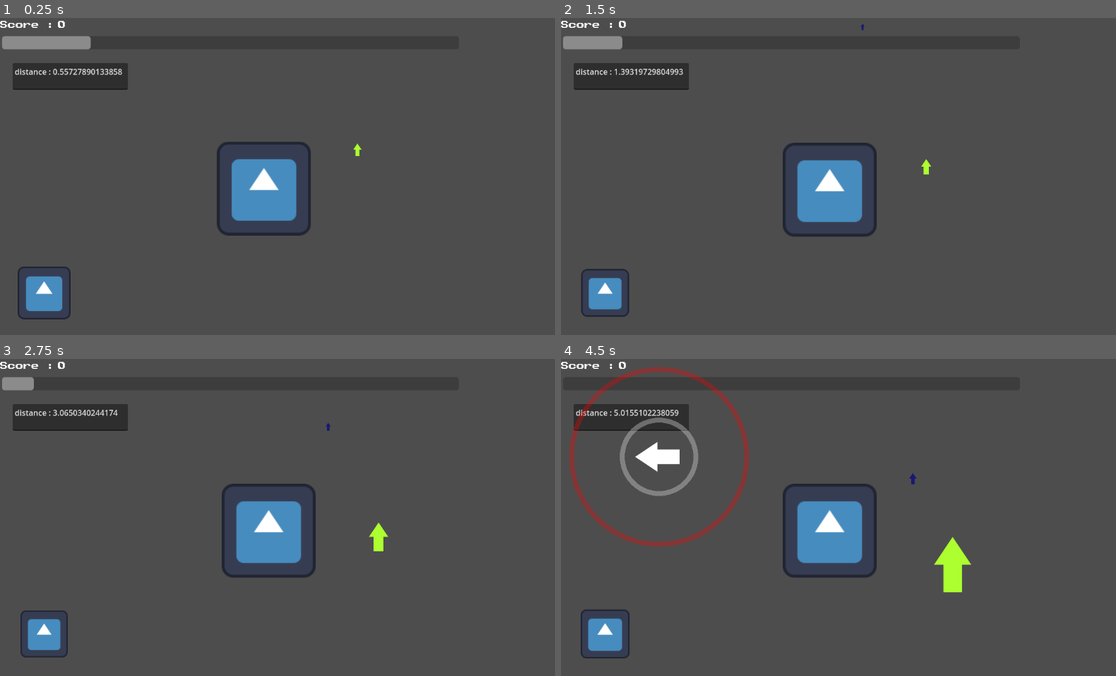
Above: before the commit, frames 1-4 (two rows, left to right).
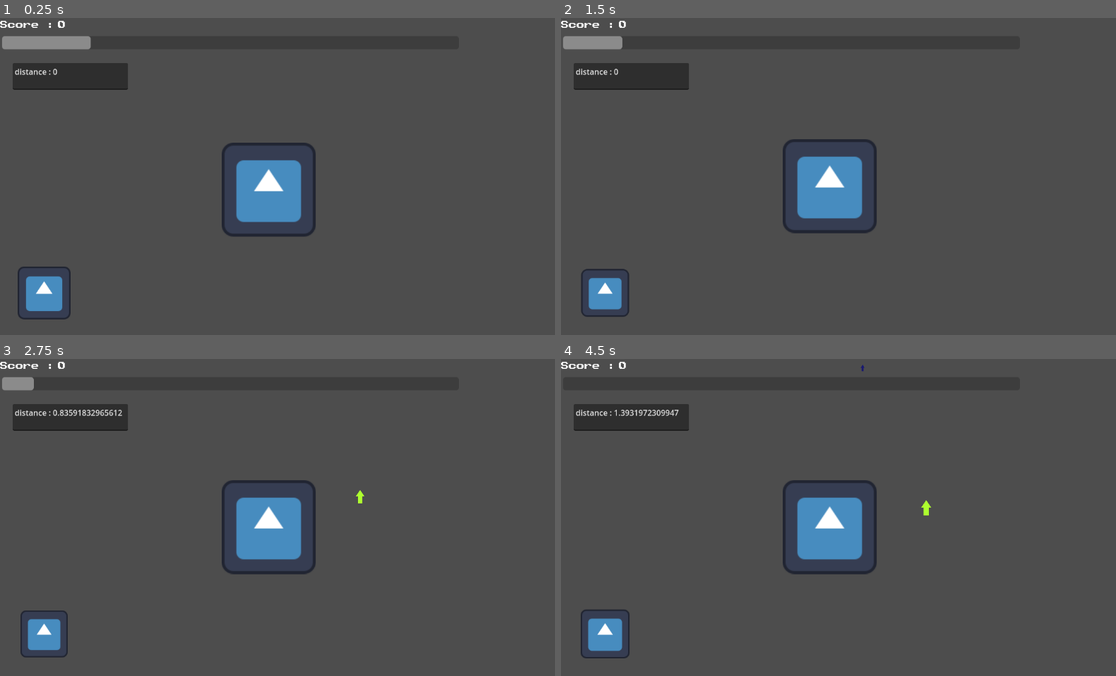
Above: after the commit, the same moments.

Repository: Mastoast/AntiCapitalism
Game: Godot game, scene res://scenes/capitalist_level.tscn
The game is run twice, just before and just after one commit, with the same random seed, the same clock (stepped at 60 frames per second) and the same inputs. The engine's default icon, where the game draws it, is replaced by a stand-in: a white triangle on a blue panel in a dark square. Sound files missing from this copy of the repository are replaced by a short silence.
Inputs:
- Up to frame 1 (0.25 s): no input
- Up to frame 2 (1.5 s): tap Enter (ui_accept) at 0.5, 0.77 s; hold D (input_right) 0.53-1.28 s; hold Space (input_begin) 0.53-1.28 s; hold Down (input_down) from 1.28 s (still down); tap E (input_action) at 1.35 s
- Up to frame 3 (2.75 s): tap Enter (ui_accept) at 1.52 s; tap Space (input_begin) at 1.55 s; release Down (input_down) at 2.03 s; hold D (input_right) from 2.03 s (still down); hold Space (input_begin) from 2.03 s (still down)
- Up to frame 4 (4.5 s): release D (input_right) at 2.78 s; release Space (input_begin) at 2.78 s; hold Up (input_up) 2.78-3.53 s; tap Space (input_begin) at 2.85, 3.5, 4.35 s; tap Enter (ui_accept) at 3.02, 3.77 s; hold Space (input_begin) 3.53-4.28 s; hold Left (input_left) from 3.53 s (still down); tap E (input_action) at 3.6 s

The runs differ from the first frame. In frame 1, 1.5% of the frame differs, in the area x 10-66%, y 16-69%; in frame 2, 1.3%; in frame 3, 1.4%; in frame 4, 4.5%, in the area x 1-74%, y 1-74%.

Commit message:
Add truck restart

Diff:
--- a/objects/truck.tscn
+++ b/objects/truck.tscn
@@ -54,10 +54,37 @@
 "times": PackedFloat32Array(0, 0.0001, 0.2, 0.3, 0.6, 0.8, 1)
 }
 
+[sub_resource type="Animation" id="Animation_ny0wp"]
+resource_name = "start"
+loop_mode = 1
+tracks/0/type = "bezier"
+tracks/0/imported = false
+tracks/0/enabled = true
+tracks/0/path = NodePath("sprite:position:x")
+tracks/0/interp = 1
+tracks/0/loop_wrap = true
+tracks/0/keys = {
+"handle_modes": PackedInt32Array(0),
+"points": PackedFloat32Array(0, -0.25, 0, 0.25, 0),
+"times": PackedFloat32Array(0)
+}
+tracks/1/type = "bezier"
+tracks/1/imported = false
+tracks/1/enabled = true
+tracks/1/path = NodePath("sprite:position:y")
+tracks/1/interp = 1
+tracks/1/loop_wrap = true
+tracks/1/keys = {
+"handle_modes": PackedInt32Array(0, 0, 0, 0, 0, 0, 0, 0, 0, 0, 0),
+"points": PackedFloat32Array(0, -0.25, 0, 0.25, 0, -5, -0.25, 0, 0.25, 0, 0, -0.25, 0, 0.25, 0, -5, -0.25, 0, 0.25, 0, 0, -0.25, 0, 0.25, 0, -5, -0.25, 0, 0.25, 0, 0, -0.25, 0, 0.25, 0, -5, -0.25, 0, 0.25, 0, 0, -0.25, 0, 0.25, 0, -5, -0.25, 0, 0.25, 0, 0, -0.25, 0, 0.25, 0),
+"times": PackedFloat32Array(0, 0.1, 0.2, 0.3, 0.4, 0.5, 0.6, 0.7, 0.8, 0.9, 1)
+}
+
 [sub_resource type="AnimationLibrary" id="AnimationLibrary_8qiu0"]
 _data = {
 "RESET": SubResource("Animation_883wm"),
-"move": SubResource("Animation_xvba0")
+"move": SubResource("Animation_xvba0"),
+"start": SubResource("Animation_ny0wp")
 }
 
 [node name="truck" type="Node2D"]
--- a/scripts/capitalist_level.gd
+++ b/scripts/capitalist_level.gd
@@ -40,10 +40,10 @@
 	randomize()
 	StaticMusic.play(StaticMusic.music1, music_pitch)
 	StaticMusic.new_beat.connect(_on_new_beat)
+	$truck.started.connect(_on_truck_start)
 	load_level(level1)
 	pattern_player = $PatternPlayer
-	is_truck_moving = true
-	$truck.drive()
+	$truck.start()
 	pattern_player.pattern_succeeded.connect(_on_pattern_success)
 	pattern_player.pattern_failed.connect(_on_pattern_failure)
 	pattern_player.qte_succeeded.connect(_on_qte_success)
@@ -73,14 +73,12 @@
 func try_start_pattern():
 	if is_truck_moving:
 		is_truck_moving = false
-		$truck.stop()
 		if pickable_trash and !pickable_trash.is_empty:
+			$truck.stop()
 			in_pattern = true
 			starting_pattern = true
-			#$PatternPlayer.start_pattern(pickable_trash.pattern)
-	elif not in_pattern:
-		is_truck_moving = true
-		$truck.drive()
+		else:
+			$truck.start()
 
 func load_level(level):
 	for item in level:
@@ -134,15 +132,13 @@
 	score += 50
 	add_combo(25)
 	in_pattern = false
-	is_truck_moving = true
-	$truck.drive()
+	$truck.start()
 
 func _on_pattern_failure():
 	pickable_trash.is_empty = true
 	pickable_trash = null
 	in_pattern = false
-	is_truck_moving = true
-	$truck.drive()
+	$truck.start()
 	add_combo(-5)
 
 func _on_qte_success(precision:float):
@@ -152,3 +148,6 @@
 func _on_missed_trash():
 	pickable_trash = false
 	add_combo(-3)
+
+func _on_truck_start():
+	is_truck_moving = true
--- a/scripts/truck.gd
+++ b/scripts/truck.gd
@@ -1,14 +1,21 @@
 extends Node2D
 
+signal started
 
 func _ready():
-	pass
+	StaticMusic.new_beat.connect(_on_new_beat)
 
 func _process(delta):
 	pass
 
-func drive():
-	$AnimationPlayer.play("move")
+func start():
+	$AnimationPlayer.play("start")
 
 func stop():
 	$AnimationPlayer.play("RESET")
+
+func _on_new_beat():
+	if StaticMusic.beat_count % 4 == 0: # trigger every 4 beat
+		if $AnimationPlayer.current_animation == "start":
+			$AnimationPlayer.play("move")
+			started.emit()
Not shown: 1 places in objects/truck.tscn that only renumber resources
